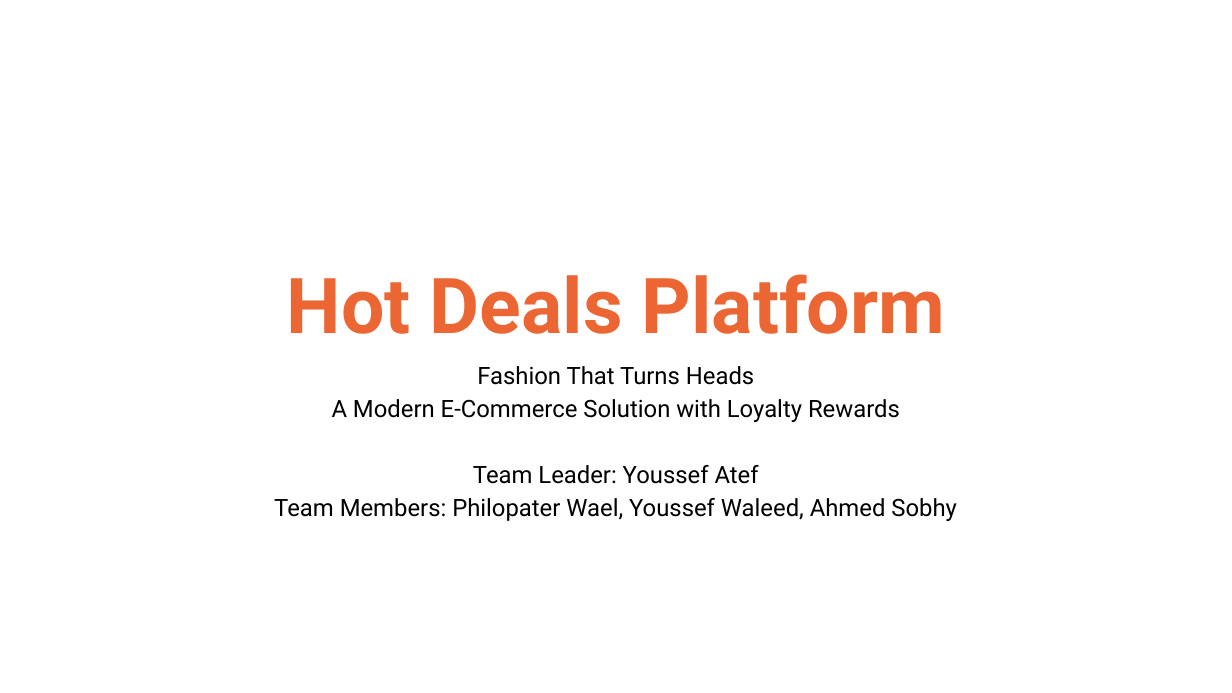
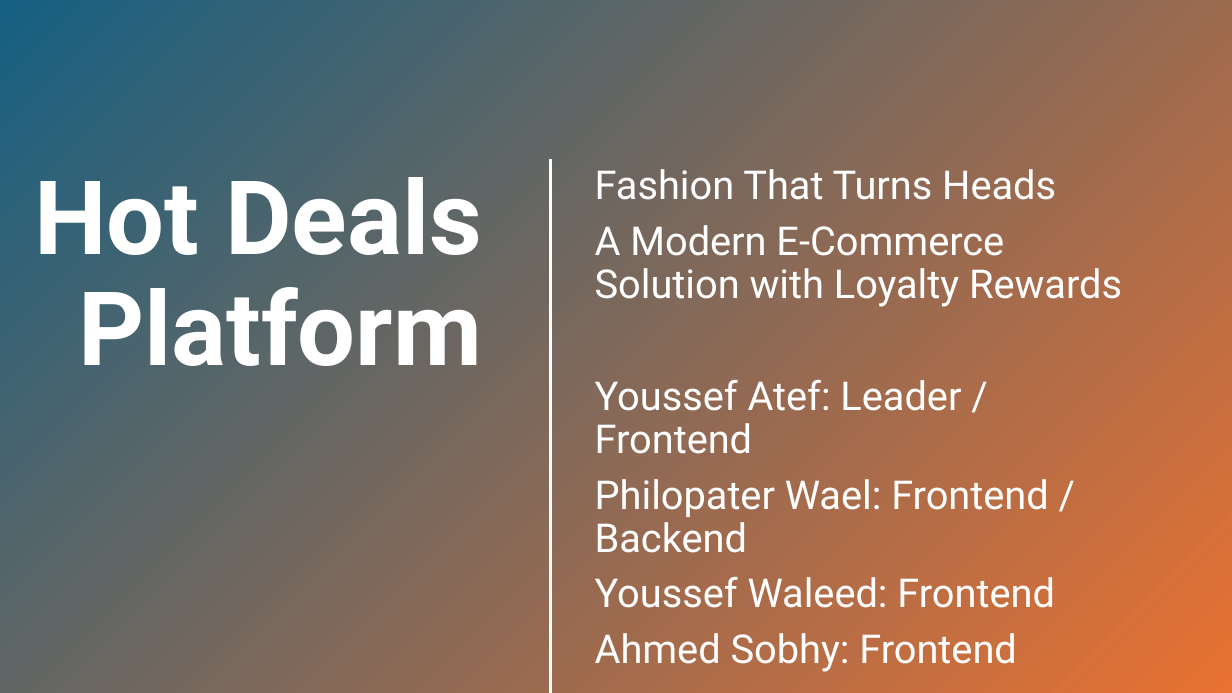
Before and after one commit to Youssef-Atef-20/E-Commerce, a slide deck: slide 1 of Hot Deals Platform.pptx. Drawn at 1232x693 pixels with LibreOffice and Linux fonts; fonts in the diff are those of the drawing. Boxes give left, top, right and bottom in pixels: in the first picture for what was removed or moved away, otherwise in the second. Text is boxed around its words. In the diff, an @@ line names an element or a change of style, - is before the commit and + after.

Commit message:
Add The New Presentation

```diff
--- a/Hot Deals Platform.pptx
+++ b/Hot Deals Platform.pptx
@@ rectangle added at box(0, 0, 1232, 693), fill gradient #156082 to #E97132 @@
@@ title "Hot Deals Platform": place and size @@
-title "Hot Deals Platform" at box(287, 274, 945, 334)
+title "Hot Deals Platform" at box(34, 177, 482, 366)
@@ title "Hot Deals Platform" at box(34, 177, 482, 366): size 60 to 80 pt, text colour #EB6633 to #FFFFFF; alignment centre to right; vertical alignment bottom to top @@
@@ line added from (551, 161) to (551, 692), #FFFFFF 2 pt @@
@@ subtitle "Fashion That Turns Heads": place and size @@
-subtitle "Fashion That Turns Heads" at box(274, 366, 957, 521)
+subtitle "Fashion That Turns Heads" at box(595, 169, 1122, 672)
@@ subtitle at box(595, 169, 1122, 307): size 18.6 to 31 pt, text colour #000000 to #FFFFFF in "Fashion That Turns Heads", "A Modern E-Commerce Solution with Loyalty Rewards"; alignment centre to left; line spacing 0.7 to 0.9 @@
@@ subtitle at box(595, 380, 1055, 672): text changed; size 18.6 to 31 pt; text colour #000000 to #FFFFFF @@
-Team Leader: Youssef Atef
-Team Members: Philopater Wael, Youssef Waleed, Ahmed Sobhy
+Youssef Atef: Leader / Frontend
+Philopater Wael: Frontend / Backend
+Youssef Waleed: Frontend
+Ahmed Sobhy: Frontend
```
Also in this commit, not shown: 5 other slides changed, 5 slides added, 1 slide removed.
